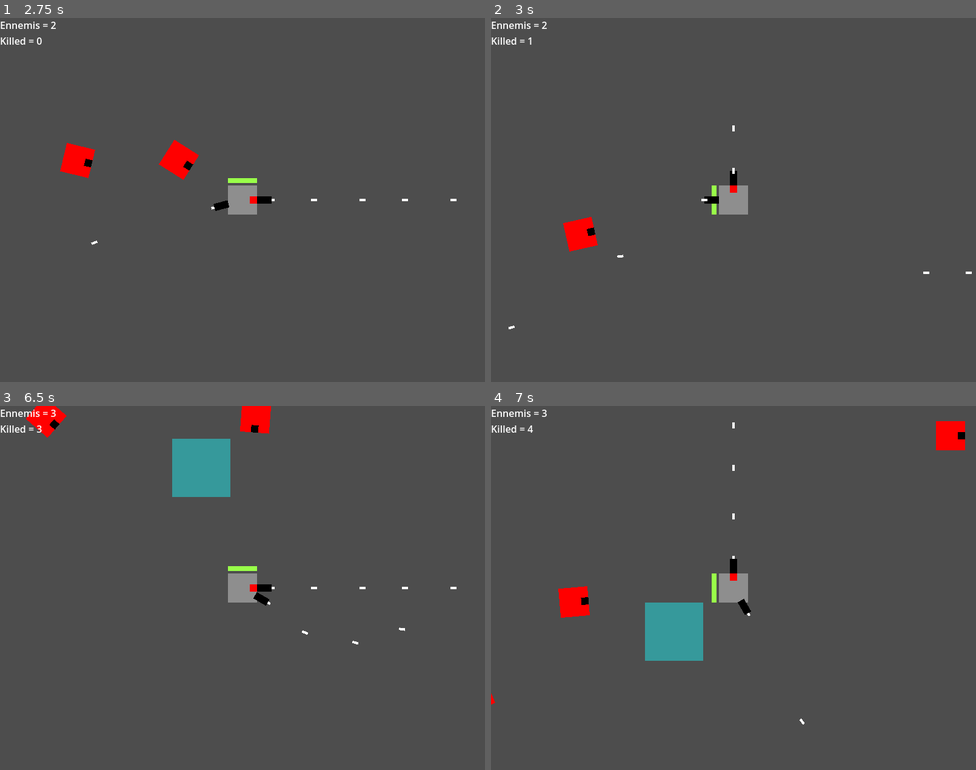
Above: before the commit, frames 1-4 (two rows, left to right).
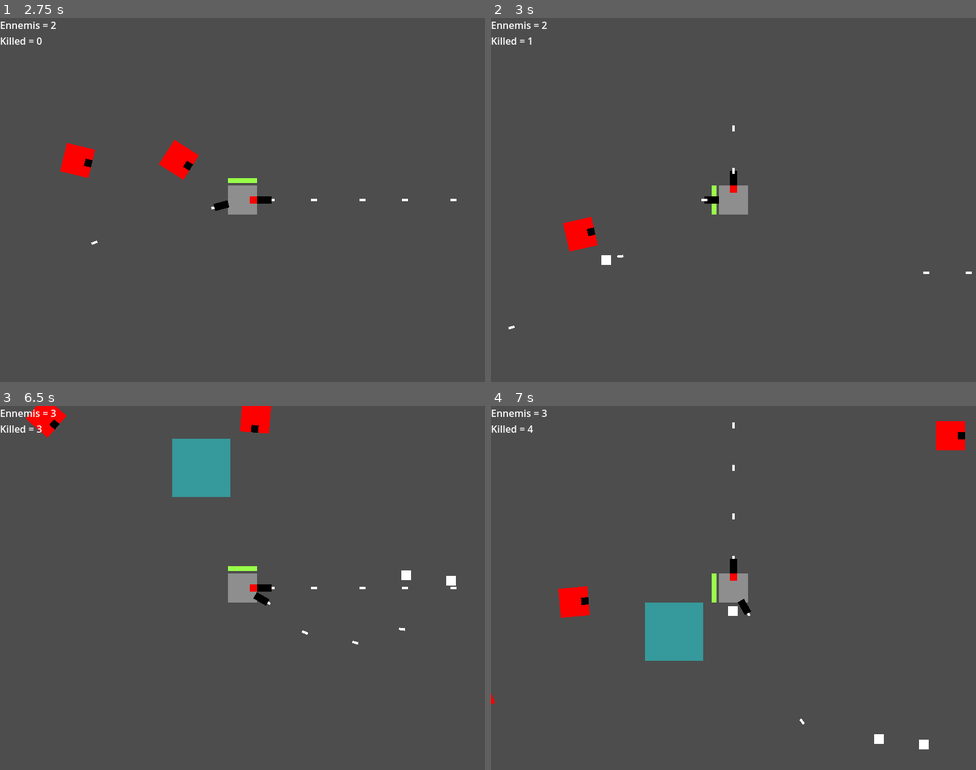
Above: after the commit, the same moments.

Repository: ToastedBrains/overloaded
Game: Godot game, scene res://src/main.tscn
Two runs of this game, one before a commit and one after it. Both use one fixed random seed, a clock stepped at 60 frames per second and the inputs below.
Inputs (mouse positions are in pixels of both pictures, inside the frame that each line leads up to):
- Up to frame 1 (2.75 s): move the mouse to (349, 181) at 0.52 s; hold Right (ui_right) 0.53-1.28 s; click (349, 181) at 0.67 s; move the mouse to (145, 218) at 1.27 s; hold Down (ui_down) 1.28-2.03 s; click (145, 218) at 1.42 s; move the mouse to (291, 119) at 2.02 s; hold Right (ui_right) from 2.03 s (still down); click (291, 119) at 2.17 s
- Up to frame 2 (3 s): move the mouse to (709, 272) at 2.77 s; release Right (ui_right) at 2.78 s; hold Up (ui_up) from 2.78 s (still down); click (709, 272) at 2.92 s
- Up to frame 3 (6.5 s): move the mouse to (388, 642) at 3.52 s; release Up (ui_up) at 3.53 s; hold Left (ui_left) 3.53-5.03 s; click (388, 642) at 3.67 s; move the mouse to (97, 533) at 4.27 s; click (97, 533) at 4.42 s; move the mouse to (266, 588) at 5.02 s; hold Down (ui_down) 5.03-5.78 s; click (266, 588) at 5.17 s; move the mouse to (169, 497) at 5.77 s; hold Right (ui_right) from 5.78 s (still down); click (169, 497) at 5.92 s
- Up to frame 4 (7 s): move the mouse to (840, 569) at 6.52 s; release Right (ui_right) at 6.53 s; hold Up (ui_up) from 6.53 s (still down); click (840, 569) at 6.67 s

Frame 1 is identical in both runs. In frame 2, less than 0.1% of the frame differs, in the area x 22-25%, y 65-68%; in frame 3, 0.1%; in frame 4, 0.2%, in the area x 48-91%, y 55-95%.
Error in both runs: Invalid access to property or key 'source' on a base object of type 'Array'. (res://src/global/debug.gd:11)

Commit message:
Skills tree alpha.

Diff:
--- /dev/null
+++ b/src/collectibles/dna/dna.gd
@@ -0,0 +1,16 @@
+extends Area2D
+
+signal collected
+var velocity = Vector2.ZERO
+var target : Node2D
+
+func _process(delta):
+	if target:
+		velocity = target.global_position - global_position
+		global_position += velocity * 10.0 * delta
+
+func picked_up(picker):
+	target = picker
+	Debug.print("DNA picked up")
+	emit_signal("collected")
+	#queue_free()
--- /dev/null
+++ b/src/collectibles/dna/dna.tscn
@@ -0,0 +1,27 @@
+[gd_scene load_steps=3 format=3 uid="uid://crxnaynppcnmc"]
+
+[ext_resource type="Script" path="res://src/collectibles/dna/dna.gd" id="1_72lv5"]
+
+[sub_resource type="CircleShape2D" id="CircleShape2D_b8k3x"]
+radius = 64.0
+
+[node name="DNA" type="Area2D" groups=["dna"]]
+collision_layer = 8
+collision_mask = 0
+script = ExtResource("1_72lv5")
+
+[node name="ColorRect" type="ColorRect" parent="."]
+anchors_preset = 8
+anchor_left = 0.5
+anchor_top = 0.5
+anchor_right = 0.5
+anchor_bottom = 0.5
+offset_left = -8.0
+offset_top = -8.0
+offset_right = 8.0
+offset_bottom = 8.0
+grow_horizontal = 2
+grow_vertical = 2
+
+[node name="CollisionShape2D" type="CollisionShape2D" parent="."]
+shape = SubResource("CircleShape2D_b8k3x")
--- a/src/ennemies/ennemy/ennemy.gd
+++ b/src/ennemies/ennemy/ennemy.gd
@@ -6,6 +6,16 @@
 var speed = 200.0
 var target : Node2D
 var is_pushed = 0
+
+const DNA = preload("res://src/collectibles/dna/dna.tscn")
+
+
+func die():
+	#Debug.print("A worm is dead")
+	var new_dna = DNA.instantiate()
+	new_dna.global_position = global_position
+	get_parent().call_deferred("add_child", new_dna)
+	queue_free()
 
 func _process(delta):
 	var direction = global_position.direction_to(target.position)
@@ -22,7 +32,7 @@
 func take_damage():
 	life -= 1
 	if life <= 0:
-		queue_free()
+		die()
 		emit_signal("ennemy_down")
 
 func get_pushed(direction: Vector2, force: float):
--- a/src/player/player.gd
+++ b/src/player/player.gd
@@ -7,7 +7,8 @@
 
 var health = HEALTH_MAX
 var input = Vector2.ZERO
-
+var exp = 0
+var exp_steps = [3]
 
 func _process(_delta):
 	%HealthBar.value = health
@@ -26,3 +27,13 @@
 	velocity = direction * SPEED
 	look_at(global_position + direction)
 	move_and_slide()
+
+
+
+func _on_collect_zone_area_entered(area):
+	if area.is_in_group("dna"):
+		area.picked_up(self)
+		exp += 1
+		if exp in exp_steps:
+			exp_steps.append(exp_steps.back() * 2)
+			Debug.print(exp_steps)
--- a/src/player/player.tscn
+++ b/src/player/player.tscn
@@ -13,6 +13,9 @@
 
 [sub_resource type="StyleBoxFlat" id="StyleBoxFlat_qq2y2"]
 bg_color = Color(0.6, 1, 0.286275, 1)
+
+[sub_resource type="CircleShape2D" id="CircleShape2D_japb3"]
+radius = 127.0
 
 [node name="Player" type="CharacterBody2D"]
 position = Vector2(1, 0)
@@ -68,3 +71,12 @@
 theme_override_styles/fill = SubResource("StyleBoxFlat_qq2y2")
 value = 100.0
 show_percentage = false
+
+[node name="CollectZone" type="Area2D" parent="."]
+collision_layer = 0
+collision_mask = 8
+
+[node name="CollisionShape2D" type="CollisionShape2D" parent="CollectZone"]
+shape = SubResource("CircleShape2D_japb3")
+
+[connection signal="area_entered" from="CollectZone" to="." method="_on_collect_zone_area_entered"]
--- /dev/null
+++ b/src/ui/Skills/skills.gd
@@ -0,0 +1,48 @@
+extends Control
+
+var skill_points = 4
+var buttons = [TextureButton]
+
+
+func _ready():
+	buttons = get_tree().get_nodes_in_group("buttons")
+	for b in buttons:
+		b.pressed.connect(_on_skill_button_pressed.bind(b))
+	disable_buttons()
+
+
+func updatePoints():
+	%SkillPointsAvailable.text = str(skill_points)
+	disable_buttons()
+
+
+func disable_buttons():
+	for b in buttons:
+		var parent = b.get_parent()
+		if parent in buttons:
+			if parent.is_pressed():
+				b.disabled = false
+			else:
+				b.disabled = true
+				b.button_pressed = false
+
+
+func _on_skill_button_pressed(button):
+	Debug.print(button)
+	if button.is_pressed():
+		if skill_points > 0:
+			skill_points -= 1
+			var children = button.get_children()
+			for c in children:
+				c.disabled = false
+		else:
+			button.button_pressed = false
+	else:
+		skill_points += 1
+		var childs = button.get_children()
+		if childs.size() > 0:
+			for c in childs:
+				if c.is_pressed():
+					c.button_pressed = false
+					skill_points += 1
+	updatePoints()
--- /dev/null
+++ b/src/ui/Skills/skills.tscn
@@ -0,0 +1,131 @@
+[gd_scene load_steps=5 format=3 uid="uid://b5hpfhuyg6de6"]
+
+[ext_resource type="Script" path="res://src/ui/Skills/skills.gd" id="1_pymwy"]
+[ext_resource type="Texture2D" uid="uid://bs1vc16a8ddnq" path="res://assets/ui/skills/off.png" id="1_ydce4"]
+[ext_resource type="Texture2D" uid="uid://dof8o05ljvqy4" path="res://assets/ui/skills/on.png" id="2_asuav"]
+[ext_resource type="Texture2D" uid="uid://cfqsru1sfcp26" path="res://assets/ui/skills/disabled.png" id="3_f73ce"]
+
+[node name="Skills" type="Control"]
+layout_mode = 3
+anchors_preset = 15
+anchor_right = 1.0
+anchor_bottom = 1.0
+grow_horizontal = 2
+grow_vertical = 2
+script = ExtResource("1_pymwy")
+
+[node name="SkillPointsAvailable" type="Label" parent="."]
+unique_name_in_owner = true
+layout_mode = 0
+offset_left = 376.0
+offset_top = 32.0
+offset_right = 416.0
+offset_bottom = 87.0
+theme_override_font_sizes/font_size = 40
+text = "4"
+
+[node name="ColorRect" type="ColorRect" parent="."]
+layout_mode = 0
+offset_left = 537.545
+offset_top = 208.0
+offset_right = 785.545
+offset_bottom = 224.0
+rotation = 1.30492
+color = Color(0.109804, 0.109804, 0.109804, 1)
+
+[node name="ColorRect2" type="ColorRect" parent="."]
+layout_mode = 0
+offset_left = 297.545
+offset_top = 160.0
+offset_right = 474.545
+offset_bottom = 176.0
+rotation = 1.30492
+color = Color(0.109804, 0.109804, 0.109804, 1)
+
+[node name="ColorRect3" type="ColorRect" parent="."]
+layout_mode = 0
+offset_left = 249.545
+offset_top = 176.0
+offset_right = 426.545
+offset_bottom = 192.0
+rotation = 2.00869
+color = Color(0.109804, 0.109804, 0.109804, 1)
+
+[node name="A" type="TextureButton" parent="." groups=["buttons"]]
+layout_mode = 0
+offset_left = 209.545
+offset_top = 128.0
+offset_right = 309.545
+offset_bottom = 228.0
+mouse_default_cursor_shape = 2
+toggle_mode = true
+texture_normal = ExtResource("1_ydce4")
+texture_pressed = ExtResource("2_asuav")
+texture_disabled = ExtResource("3_f73ce")
+
+[node name="B" type="TextureButton" parent="A" groups=["buttons"]]
+layout_mode = 0
+offset_left = -88.0
+offset_top = 136.0
+offset_right = 12.0
+offset_bottom = 236.0
+mouse_default_cursor_shape = 2
+toggle_mode = true
+texture_normal = ExtResource("1_ydce4")
+texture_pressed = ExtResource("2_asuav")
+texture_disabled = ExtResource("3_f73ce")
+
+[node name="C" type="TextureButton" parent="A" groups=["buttons"]]
+layout_mode = 0
+offset_left = 88.0
+offset_top = 136.0
+offset_right = 188.0
+offset_bottom = 236.0
+mouse_default_cursor_shape = 2
+toggle_mode = true
+texture_normal = ExtResource("1_ydce4")
+texture_pressed = ExtResource("2_asuav")
+texture_disabled = ExtResource("3_f73ce")
+
+[node name="E" type="TextureButton" parent="." groups=["buttons"]]
+layout_mode = 0
+offset_left = 473.545
+offset_top = 128.0
+offset_right = 573.545
+offset_bottom = 228.0
+mouse_default_cursor_shape = 2
+toggle_mode = true
+texture_normal = ExtResource("1_ydce4")
+texture_pressed = ExtResource("2_asuav")
+texture_disabled = ExtResource("3_f73ce")
+
+[node name="F" type="TextureButton" parent="E" groups=["buttons"]]
+layout_mode = 0
+offset_left = 48.0
+offset_top = 144.0
+offset_right = 148.0
+offset_bottom = 244.0
+mouse_default_cursor_shape = 2
+toggle_mode = true
+texture_normal = ExtResource("1_ydce4")
+texture_pressed = ExtResource("2_asuav")
+texture_disabled = ExtResource("3_f73ce")
+
+[node name="G" type="TextureButton" parent="E/F" groups=["buttons"]]
+layout_mode = 0
+offset_left = 40.0
+offset_top = 152.0
+offset_right = 140.0
+offset_bottom = 252.0
+mouse_default_cursor_shape = 2
+toggle_mode = true
+texture_normal = ExtResource("1_ydce4")
+texture_pressed = ExtResource("2_asuav")
+texture_disabled = ExtResource("3_f73ce")
+
+[connection signal="pressed" from="A" to="." method="_on_a_pressed"]
+[connection signal="pressed" from="A/B" to="." method="_on_b_pressed"]
+[connection signal="pressed" from="A/C" to="." method="_on_c_pressed"]
+[connection signal="pressed" from="E" to="." method="_on_c_pressed"]
+[connection signal="pressed" from="E/F" to="." method="_on_c_pressed"]
+[connection signal="pressed" from="E/F/G" to="." method="_on_c_pressed"]
Binary file added: assets/ui/skills/disabled.png
Not shown, added: assets/ui/skills/disabled.png.import
Binary file added: assets/ui/skills/off.png
Not shown, added: assets/ui/skills/off.png.import
Binary file added: assets/ui/skills/on.png
Not shown, added: assets/ui/skills/on.png.import
Not shown: 1 places in src/player/player.tscn that only renumber resources
